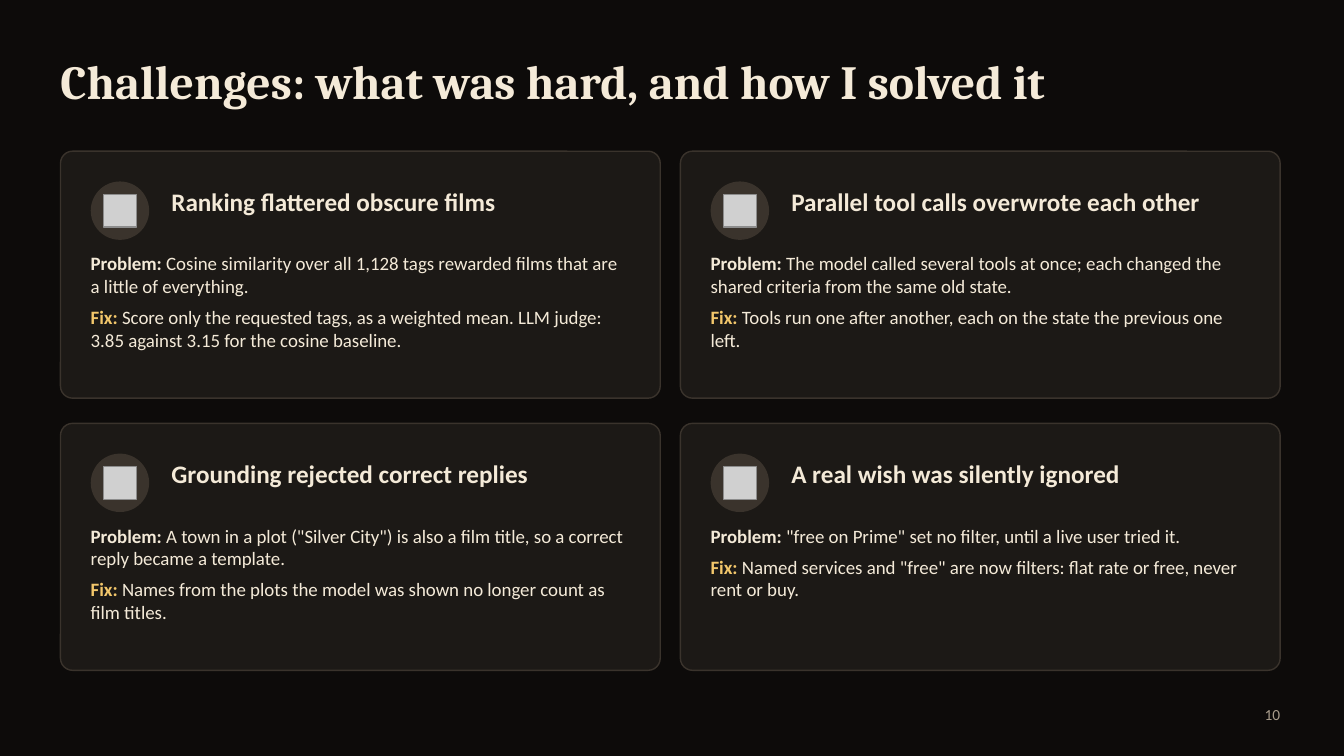
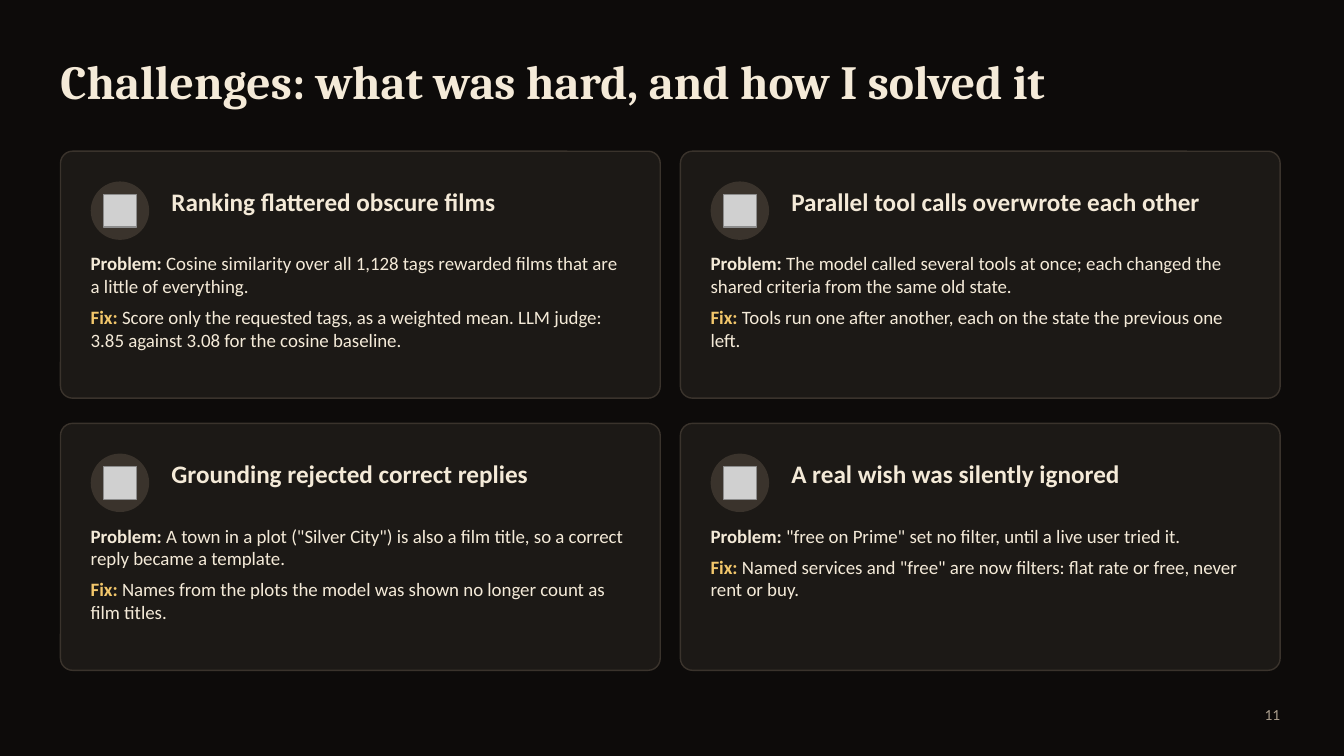
Before and after one commit to aliebing/cinesense, a slide deck: slide 11 of docs/presentation/CineSense-review.pptx (slide 10 before the commit). Drawn at 1344x756 pixels with LibreOffice and Linux fonts; fonts in the diff are those of the drawing; grey boxes stand for pictures. Boxes give left, top, right and bottom in pixels: in the first picture for what was removed or moved away, otherwise in the second. Text is boxed around its words. In the diff, an @@ line names an element or a change of style, - is before the commit and + after.

```diff
--- a/docs/presentation/CineSense-review.pptx
+++ b/docs/presentation/CineSense-review.pptx
@@ text at [91, 310, 601, 351]: text changed @@
-Fix: Score only the requested tags, as a weighted mean. LLM judge: 3.85 against 3.15 for the cosine baseline.
+Fix: Score only the requested tags, as a weighted mean. LLM judge: 3.85 against 3.08 for the cosine baseline.
@@ page number at [1265, 710, 1281, 720]: text changed @@
-10
+11
```
Also in this commit, not shown: 3 other slides changed, 2 slides added, 1 slide removed, 8 other files.
